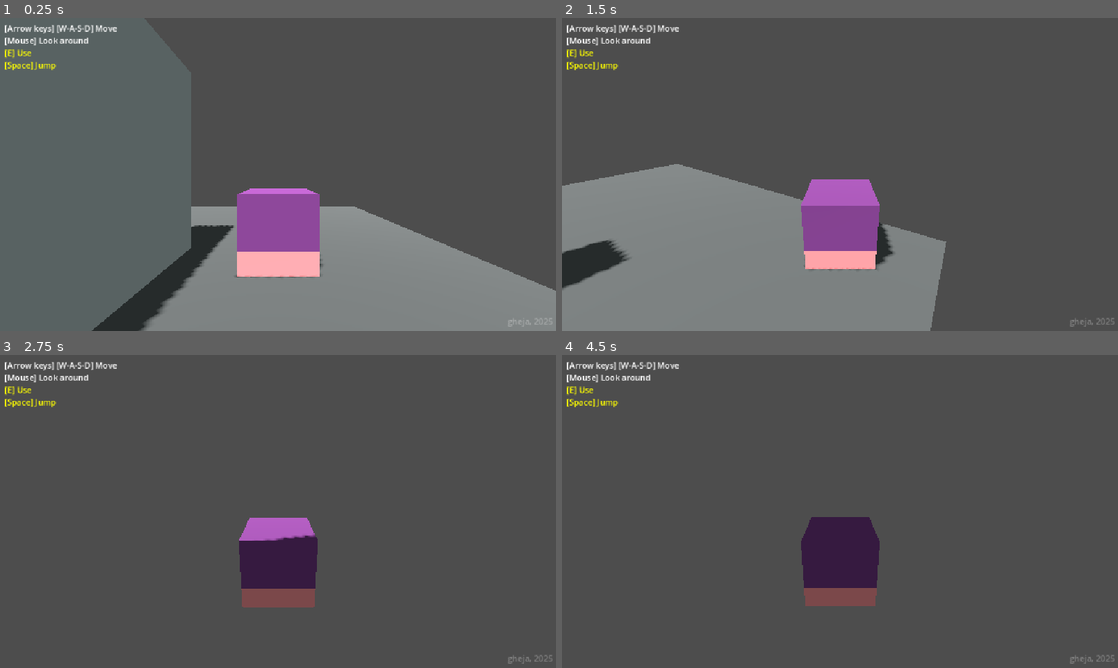
Above: before the commit, frames 1-4 (two rows, left to right).
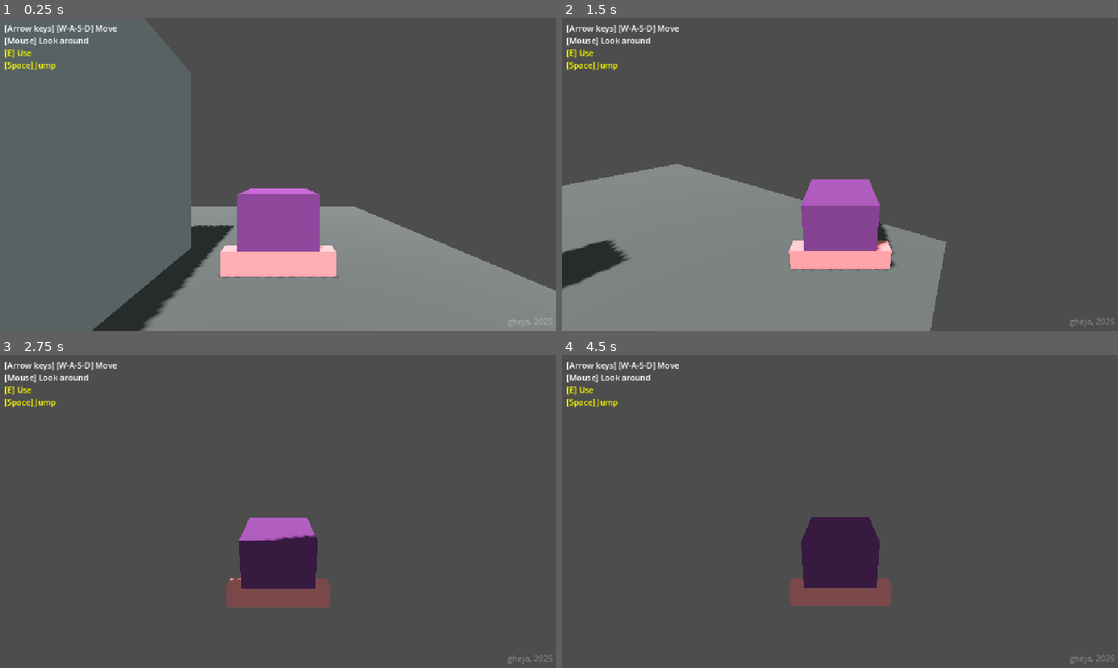
Above: after the commit, the same moments.

Repository: gheja/bot-loop
Game: Godot game, scene res://scenes/main_scene.tscn
Two runs of this game, one before a commit and one after it. Both use one fixed random seed, a clock stepped at 60 frames per second and the inputs below.
Inputs (mouse positions are in pixels of both pictures, inside the frame that each line leads up to):
- Up to frame 1 (0.25 s): no input
- Up to frame 2 (1.5 s): tap Enter at 0.5 s; move the mouse to (867, 174) at 0.52 s; hold W (move_up) from 0.53 s (still down); move the mouse to (812, 174) at 1.27 s
- Up to frame 3 (2.75 s): keep holding W (move_up); move the mouse to (289, 505) at 2.02 s
- Up to frame 4 (4.5 s): keep holding W (move_up); move the mouse to (834, 517) at 2.77 s; move the mouse to (878, 514) at 3.52 s; tap Space at 4.25 s; move the mouse to (795, 508) at 4.27 s

The runs differ from the first frame. In frame 1, 0.6% of the frame differs, in the area x 39-61%, y 72-83%; in frame 2, 0.5%; in frame 3, 0.5%; in frame 4, 0.5%.

Commit message:
Spawn point: added slopes

Diff:
--- a/src/objects/player_character.tscn
+++ b/src/objects/player_character.tscn
@@ -26,8 +26,8 @@
 material = SubResource("StandardMaterial3D_5kd2n")
 
 [node name="CSGBox3D2" type="CSGBox3D" parent="Visuals/LowerBody"]
-transform = Transform3D(1, 0, 0, 0, 1, 0, 0, 0, 1, 0, 0, -1)
-size = Vector3(1, 0.3, 1)
+transform = Transform3D(1, 0, 0, 0, 1, 0, 0, 0, 1, 0, 0, 0.385681)
+size = Vector3(1.41895, 0.3, 0.228638)
 material = SubResource("StandardMaterial3D_5kd2n")
 
 [node name="UpperBody" type="Node3D" parent="Visuals"]
--- a/src/scenes/level_base.tscn
+++ b/src/scenes/level_base.tscn
@@ -1,8 +1,9 @@
-[gd_scene load_steps=4 format=3 uid="uid://cpmkcymc6dshv"]
+[gd_scene load_steps=5 format=3 uid="uid://cpmkcymc6dshv"]
 
 [ext_resource type="PackedScene" uid="uid://cyh8e8m3vwrml" path="res://objects/object_wall.tscn" id="1_548ah"]
 [ext_resource type="PackedScene" uid="uid://cdv8qqvqawyeh" path="res://objects/object_floor.tscn" id="1_osu2p"]
 [ext_resource type="PackedScene" uid="uid://c6y584uh7e663" path="res://objects/player_character.tscn" id="3_bkdr1"]
+[ext_resource type="PackedScene" uid="uid://c85wkhccv5rxm" path="res://objects/object_spawn_position.tscn" id="4_58o6h"]
 
 [node name="LevelBase" type="Node3D"]
 
@@ -12,6 +13,7 @@
 transform = Transform3D(10, 0, 0, 0, 10, 0, 0, 0, 10, 0, 0, 0)
 
 [node name="ObjectWall" parent="LevelObjectContainer" instance=ExtResource("1_548ah")]
+transform = Transform3D(1, 0, 0, 0, 1, 0, 0, 0, 1, 0, 0, 0)
 
 [node name="ObjectWall2" parent="LevelObjectContainer" instance=ExtResource("1_548ah")]
 transform = Transform3D(1, 0, 0, 0, 1, 0, 0, 0, 1, 0, 0, 1)
@@ -23,4 +25,7 @@
 transform = Transform3D(1, 0, 0, 0, 1, 0, 0, 0, 1, 0, 0, 3)
 
 [node name="PlayerCharacter" parent="LevelObjectContainer" instance=ExtResource("3_bkdr1")]
+transform = Transform3D(1, 0, 0, 0, 1, 0, 0, 0, 1, 2, 1, 0)
+
+[node name="ObjectSpawnPosition" parent="LevelObjectContainer" instance=ExtResource("4_58o6h")]
 transform = Transform3D(1, 0, 0, 0, 1, 0, 0, 0, 1, 2, 0, 0)
